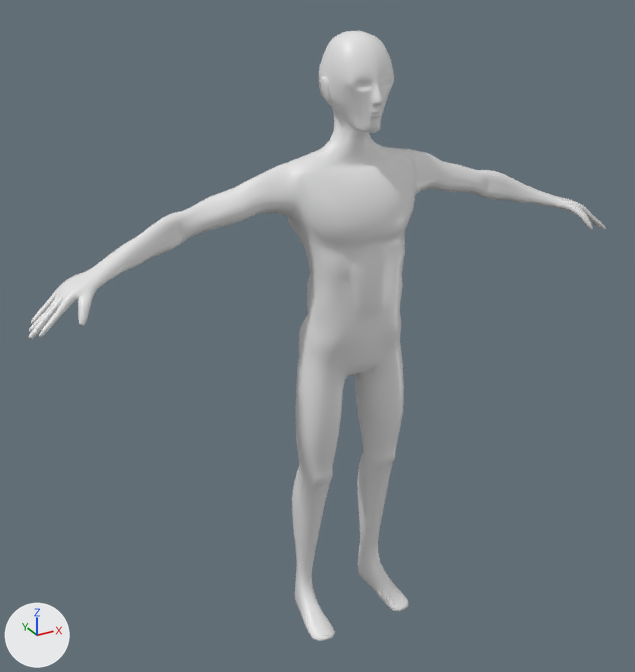
The Blender file Assets/Models/Mobs/mob.blend: old version first, new version second.
Rendered twice from a camera (50 mm lens) standing at (-1.151, -1.905, 1.893) and looking at (-0.07, 0.061, 0.91). Lighting does not change. The marker at lower left points along +X, +Y and +Z.

Before the edit, the objects in view are built like this:
```python
mat_material = principled_material('Material')
mat_material.base_color = (0.8, 0.8, 0.8)  # white #e7e7e7
mat_material.roughness = 0.4
me_cube = bpy.data.meshes.new('Cube')
me_cube.from_pydata(...)  # 5046 vertices, 5047 faces; spans x -0.86..0.86, y -0.12..0.12, z 0.0..1.72
me_cube.polygons.foreach_set('use_smooth', [True] * 5047)
me_cube.materials.append(mat_material)  # white #e7e7e7
ob_cube = bpy.data.objects.new('Cube', me_cube)
ob_cube.location = (0.0, 0.0, 0.0)
```
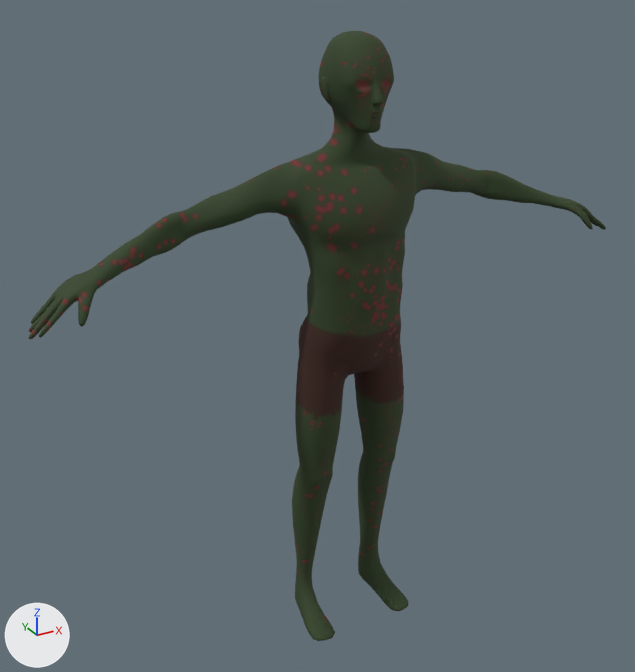
What differs and where, as boxes [x1, y1, x2, y2] in the pictures (635 x 672 px):
'Cube', surface changed (grey to green)
    both: [29, 31, 606, 641]

The change, as a list of edits to the scene's bpy script:
```text
Add img_zombie_color:
    img_zombie_color = load_image('zombie color', 'zombie color.png', 1024, 1024, 'sRGB')
Change mat_material:
    remove mat_material.base_color = (0.8, 0.8, 0.8)  # white #e7e7e7
    add mat_material.texture = img_zombie_color
    mat_material.roughness: 0.4 -> 0.847
```
